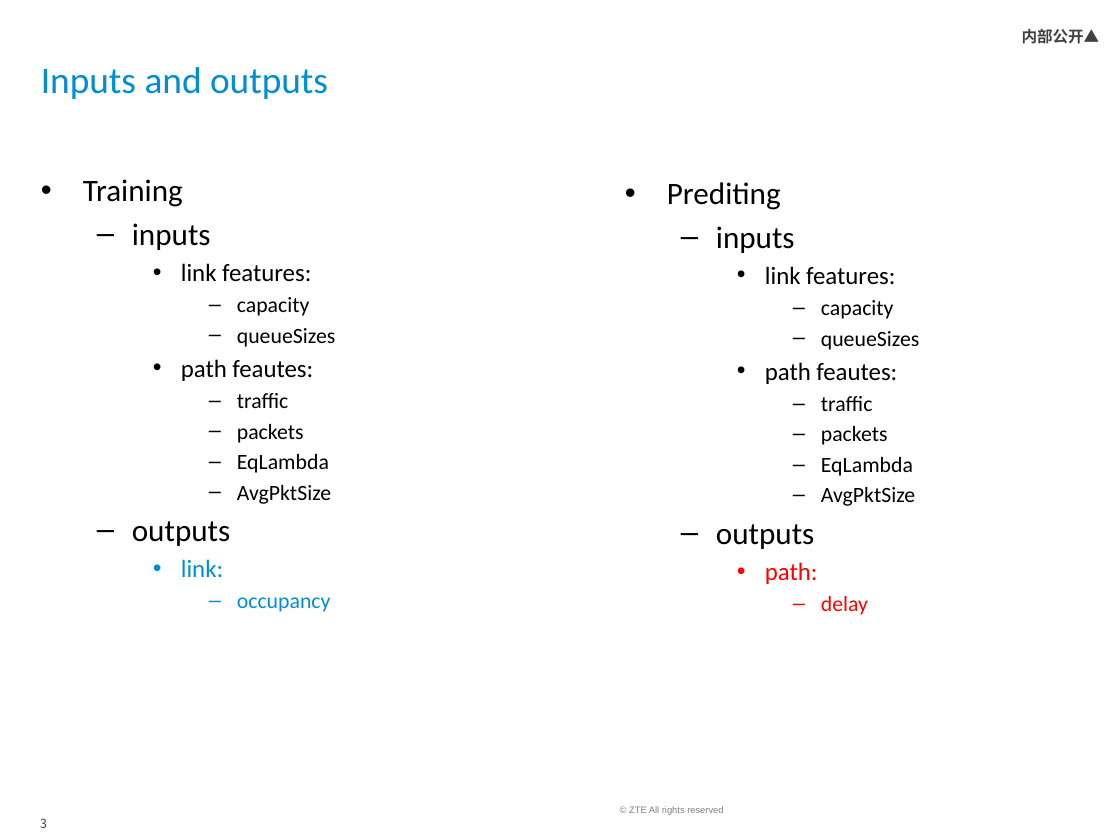
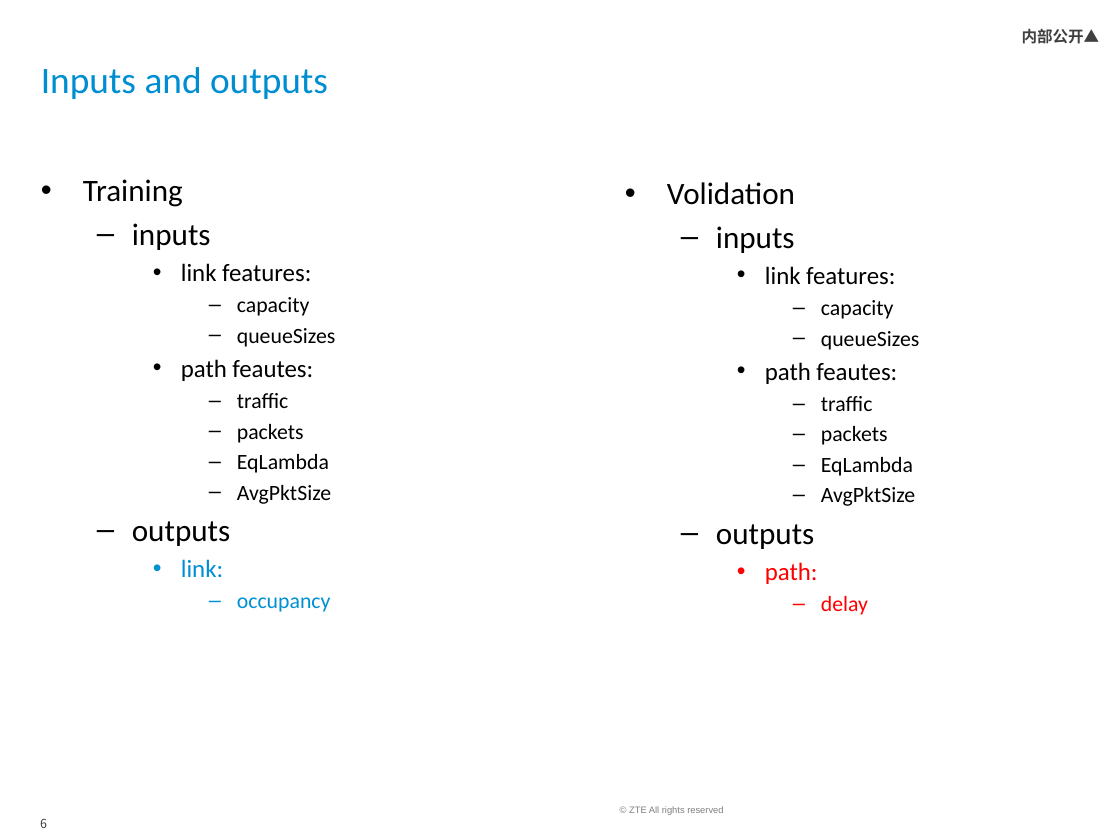
Before and after one commit to ITU-AI-ML-in-5G-Challenge/Graph-Neural-Networking-Challenge-2021-team-ZTE-AiOps, a slide deck: slide 6 of doc/solution from ZTE AIOps.pptx (slide 3 before the commit). Drawn at 1120x840 pixels with LibreOffice and Linux fonts; fonts in the diff are those of the drawing; background and template pictures are left out. Boxes give left, top, right and bottom in pixels: in the first picture for what was removed or moved away, otherwise in the second. Text is boxed around its words. In the diff, an @@ line names an element or a change of style, - is before the commit and + after.

```diff
--- a/doc/solution from ZTE AIOps.pptx
+++ b/doc/solution from ZTE AIOps.pptx
@@ text at (667,182,795,205): text changed @@
-• Prediting
+• Volidation
@@ page number at (40,819,47,828): text changed @@
-3
+6
```
Also in this commit, not shown: 1 other slide changed, 3 slides added.
